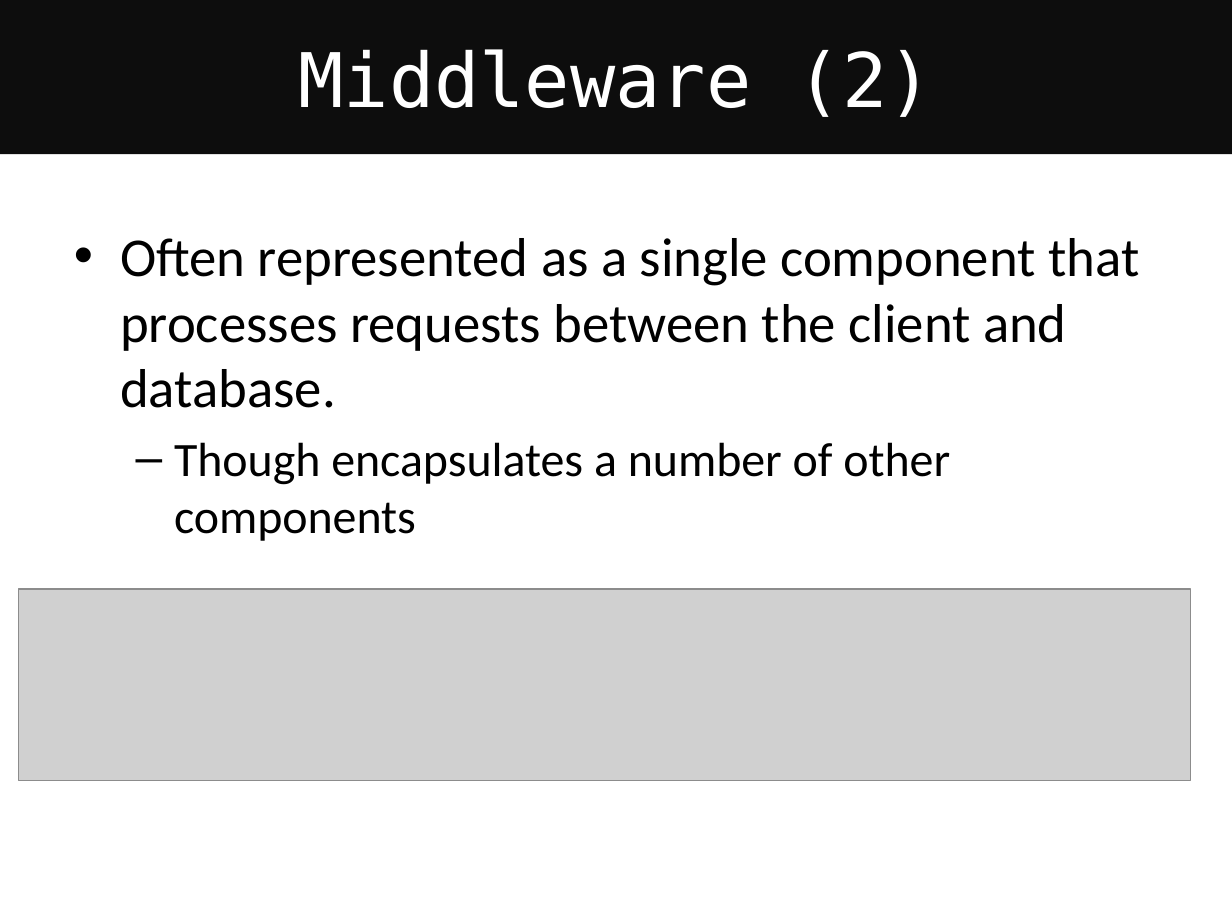
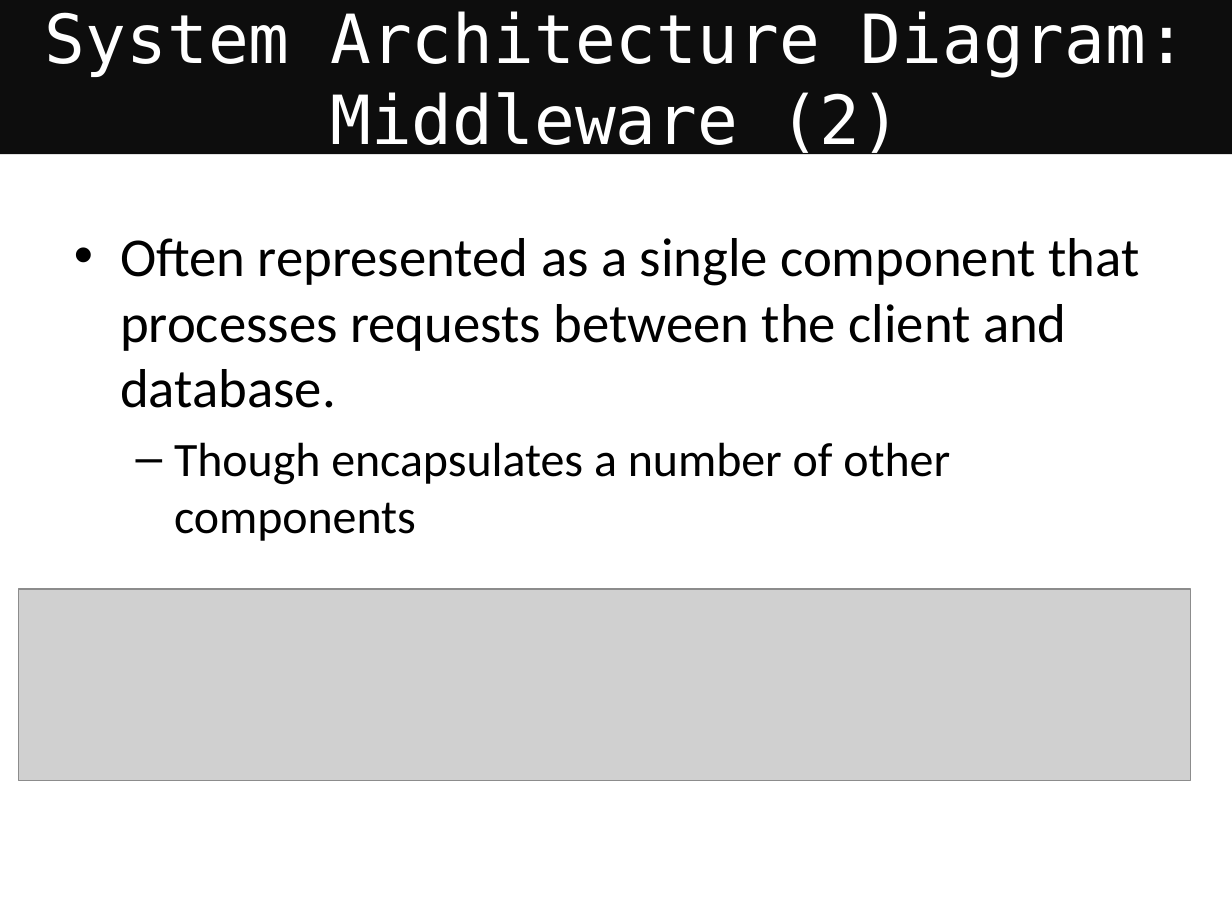
Before and after one commit to neverbiasu/awesome-uofg-msc-cs, a slide deck: slide 47 of materials/semester-2/COMPSCI5012-internet-technology/lectures/L1-IntroSysArchDBInfoArch.pptx (slide 46 before the commit). Drawn at 1232x924 pixels with LibreOffice and Linux fonts; fonts in the diff are those of the drawing; grey boxes stand for pictures. Boxes give left, top, right and bottom in pixels: in the first picture for what was removed or moved away, otherwise in the second. Text is boxed around its words. In the diff, an @@ line names an element or a change of style, - is before the commit and + after.

```diff
--- a/materials/semester-2/COMPSCI5012-internet-technology/lectures/L1-IntroSysArchDBInfoArch.pptx
+++ b/materials/semester-2/COMPSCI5012-internet-technology/lectures/L1-IntroSysArchDBInfoArch.pptx
@@ title at [45, 11, 1187, 159]: text changed; size 44 to 39.6 pt @@
-Middleware (2)
+System Architecture Diagram: Middleware (2)
```
Also in this commit, not shown: 10 other slides changed, 2 slides added, 10 other files.
